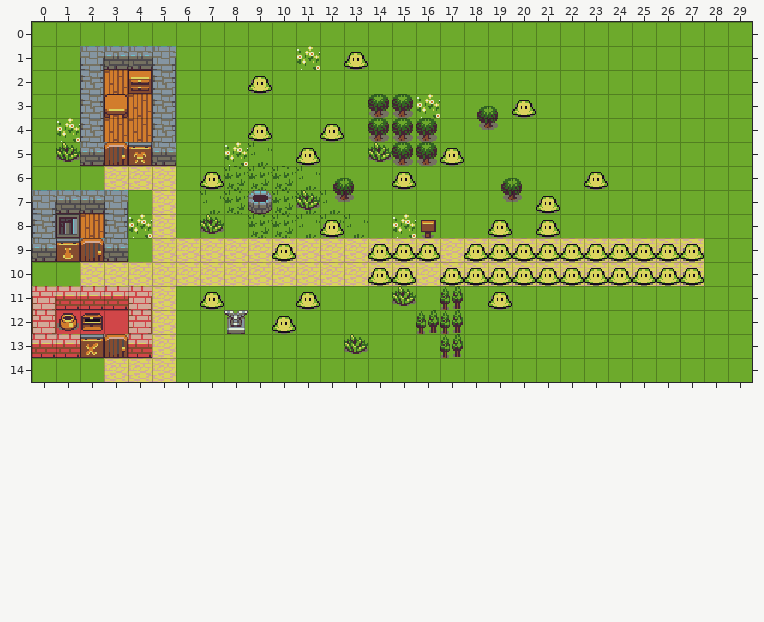
A Tiled map (JSON) gets an edit: assets/tilemaps/map.json. The first picture shows the starting point.
Cells are 16x16 px. Shown: x 0..29, y 0..14.
The same view after the edit:
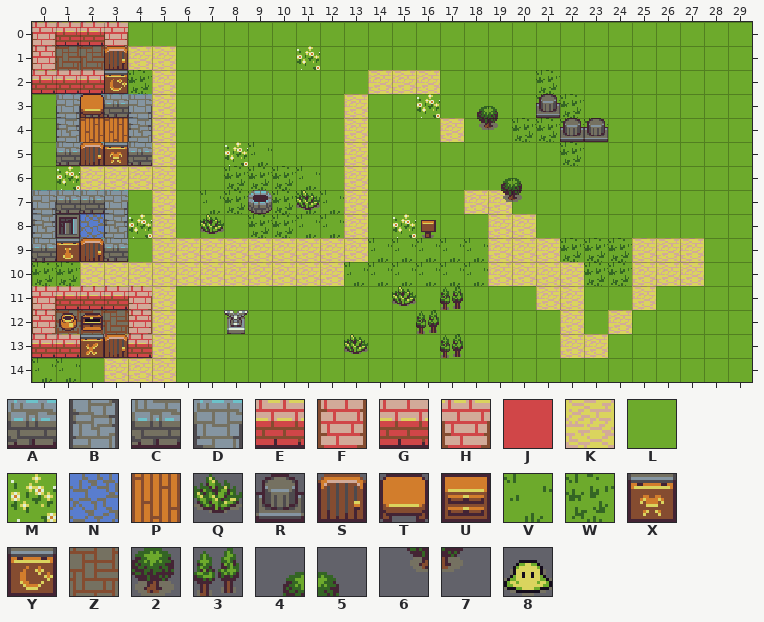
Key: from "basictiles": A 0, B 1, C 2, D 3, E 4, F 5, G 6, H 7, J 9, K 10, L 11, M 12, N 13, P 16, Q 20, R 39, S 48, T 54, U 55, V 64, W 65, X 70, Y 71, Z 73, 2 76, 3 77, 4 107, 5 108, 6 115, 7 116; from "characters": 8 49.
_ is an empty cell, # one hidden under a higher layer, . an unchanged one.
Objects are placed by their top-left corner, in cells (3,4 is the top-left corner of cell 3,4); size is 1x1 cell unless given.
From old to new:
--- layer "world"
@@ x 0..25 @@
- 0 LLLL......................
- 1 LLDAAD....................
- 2 LLBP#B........LLL....L....
- 3 .LBPPB.......L.......LL...
- 4 .MB.PB.......L...L..LLLL..
- 5 .LC.#C.......L........L...
- 6 .LL..........L............
- 7 .............L....LL......
- 8 ..P..........V.....LL.....
- 9 ..............KKKKK...KKK.
-10 LL...........KKKKKK....KK.
-11 .....................LL..L
-12 .JJJ..................L.L.
-13 ......................LL..
-14 LL........................
+ 0 HEEH......................
+ 1 FZZFKK....................
+ 2 EGG#WK........KKK....W....
+ 3 .DAADK.......K.......WW...
+ 4 .BP.BK.......K...K..WWWW..
+ 5 .CA.CK.......K........W...
+ 6 .MK..........K............
+ 7 .............K....KK......
+ 8 ..N..........K.....KK.....
+ 9 ..............VVVVV...WWW.
+10 WW...........VVVVVV....WW.
+11 .....................KK..K
+12 .ZZZ..................K.K.
+13 ......................KK..
+14 VV........................
--- layer "world2"
@@ x 1..23 @@
- 1 .._....................
- 2 .._U...................
- 3 ._T..........22....._..
- 4 .............222.....__
- 5 Q_SX.........Q22.......
- 6 ...........45..........
- 7 ...........67..........
+ 1 ..S....................
+ 2 ..Y_...................
+ 3 .T_..........__.....R..
+ 4 .............___.....RR
+ 5 _SX_.........___.......
+ 6 ...........__..........
+ 7 ...........__..........
@@ x 17..17 @@
-12 3
+12 _
--- layer "enemies" (removed)
-8 at 13,1
-8 at 9,2
-8 at 20,3
-8 at 9,4
-8 at 12,4
-8 at 17,5
-8 at 11,5
-8 at 23,6
-8 at 7,6
-8 at 15,6
-8 at 21,7
-8 at 19,8
-8 at 21,8
-8 at 12,8
-8 at 19,9
-8 at 20,9
-8 at 21,9
-8 at 22,9
-8 at 23,9
-8 at 24,9
-8 at 25,9
-8 at 26,9
-8 at 27,9
-8 at 18,9
-8 at 14,9
-8 at 15,9
-8 at 16,9
-8 at 10,9
-8 at 19,10
-8 at 20,10
-8 at 21,10
-8 at 22,10
-8 at 23,10
-8 at 24,10
-8 at 25,10
-8 at 26,10
-8 at 27,10
-8 at 18,10
-8 at 14,10
-8 at 15,10
-8 at 17,10
-8 at 19,11
-8 at 7,11
-8 at 11,11
-8 at 10,12
